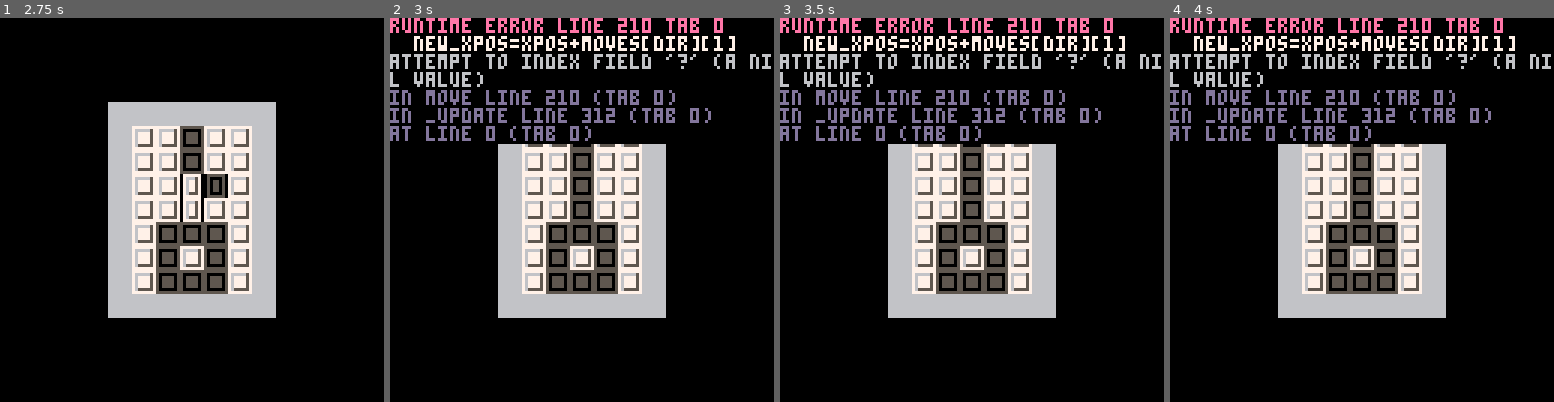
Above: before the commit, frames 1-4 (left to right).
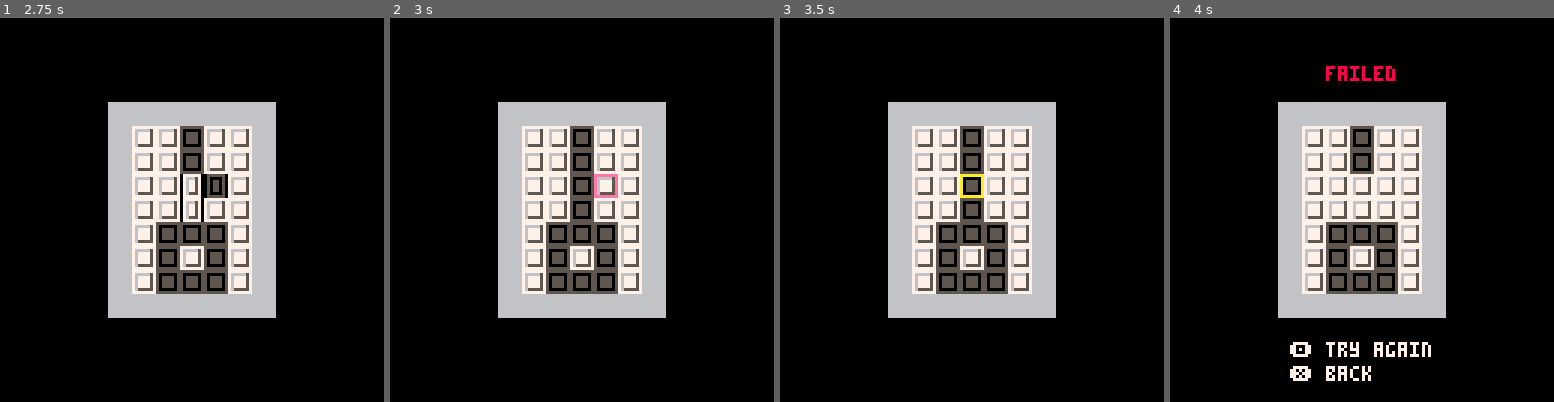
Above: after the commit, the same moments.

Repository: tobiasvl/picolarium
Game: PICO-8 cartridge picolarium.p8
Two runs of this game, one before a commit and one after it. Both use one fixed random seed, a clock stepped at 60 frames per second and the inputs below.
Inputs:
- Up to frame 1 (2.75 s): tap X (X key) at 0.33, 1.07, 1.85 s; tap O (Z key) at 0.7, 1.7, 2.1, 2.5 s; hold Right 1.6-2.1 s; hold Up 2.15-2.42 s; hold Right from 2.47 s (still down)
- Up to frame 2 (3 s): keep holding Right; tap O (Z key) at 2.9 s; tap X (X key) at 2.97 s
- Up to frame 3 (3.5 s): release Right at 3.03 s; hold Left from 3.08 s (still down); tap O (Z key) at 3.3 s
- Up to frame 4 (4 s): release Left at 3.58 s; hold Down 3.63-3.97 s; tap O (Z key) at 3.7 s

Frame 1 is identical in both runs. In frame 2, 11% of the frame differs, in the area x 0-100%, y 0-47%; in frame 3, 11%; in frame 4, 13%, in the area x 0-100%, y 0-95%.
Error before the commit: runtime error line 210 tab 0; new_xpos=xpos+moves[dir][1]; attempt to index field '?' (a nil value)

Commit message:
Fix bug where diagonal movement crashed the game

Diff:
--- a/picolarium.p8
+++ b/picolarium.p8
@@ -159,6 +159,7 @@
 
 function turn_off_draw()
   draw=false
+  pal()
   stack={}
   draw_level(levels[lvl])
 end
@@ -303,16 +304,19 @@
     if (btnp(⬇️) and lvl<=90) lvl+=10 lvl_ypos+=8
     if (btnp(🅾️)) play_init()
   elseif mode==4 then
-    if btnp(🅾️) then
+    button=btnp()
+    if button==16 then
       if draw then
         verify_path()
       else
         draw=true
         pal(14,10)
       end
+    elseif button==32 then
+      turn_off_draw()
+    elseif button==1 or button==2 or button==4 or button==8 then
+      move(button)
     end
-    if (btnp(❎)) turn_off_draw()
-    if (btnp(⬅️) or btnp(➡️) or btnp(⬆️) or btnp(⬇️)) move(btnp()) --todo handle diagonals
   elseif mode==7 then
     if (btnp(🅾️)) mode=4 turn_off_draw()
     if (btnp(❎)) mode=3
